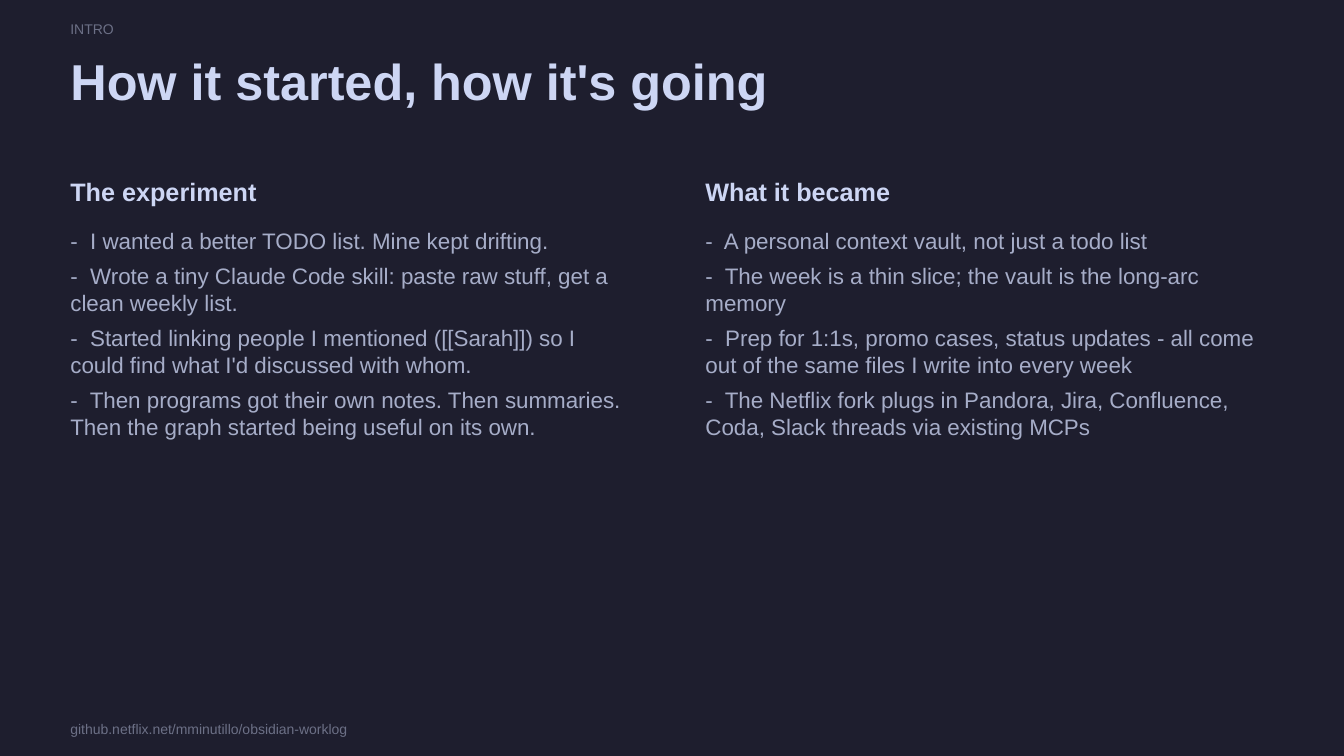
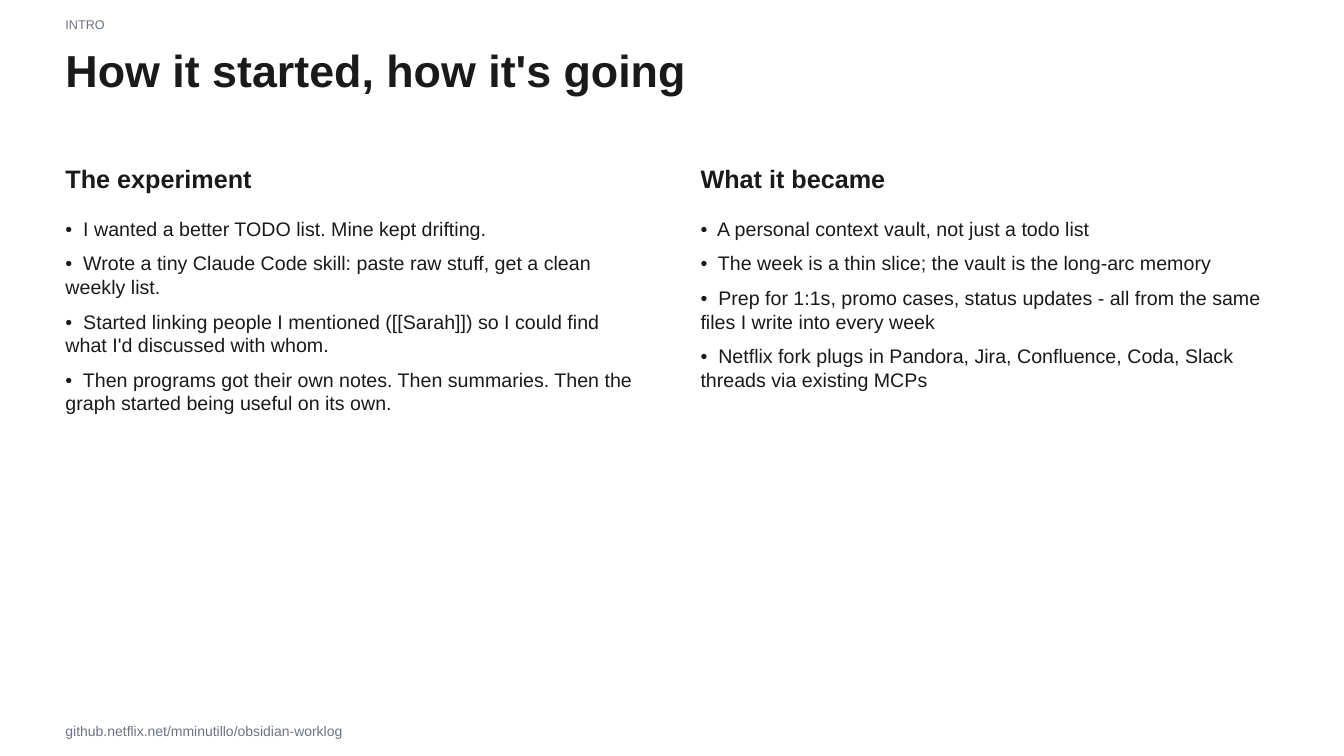
Before and after one commit to menottim/obsidian-worklog, a slide deck: slide 3 of presentation/netflix-workshop.pptx. Drawn at 1344x756 pixels with LibreOffice and Linux fonts; fonts in the diff are those of the drawing. Boxes give left, top, right and bottom in pixels: in the first picture for what was removed or moved away, otherwise in the second. Text is boxed around its words. In the diff, an @@ line names an element or a change of style, - is before the commit and + after.

```diff
--- a/presentation/netflix-workshop.pptx
+++ b/presentation/netflix-workshop.pptx
@@ rectangle removed at box(0, 0, 1344, 756) @@
@@ text "INTRO" at box(65, 20, 104, 29): size 10 to 9 pt, text colour #6C7086 to #6B7280 @@
@@ text "How it started, how it's ..." at box(65, 54, 686, 96): size 36 to 32 pt, text colour #CDD6F4 to #1A1A1A @@
@@ text "The experiment": place and size @@
-text "The experiment" at box(70, 182, 256, 207)
+text "The experiment" at box(65, 169, 251, 194)
@@ text "The experiment" at box(65, 169, 251, 194): text colour #CDD6F4 to #1A1A1A @@
@@ text "What it became": place and size @@
-text "What it became" at box(705, 182, 890, 202)
+text "What it became" at box(701, 169, 885, 189)
@@ text "What it became" at box(701, 169, 885, 189): text colour #CDD6F4 to #1A1A1A @@
@@ text at box(65, 221, 632, 414): text changed; size 16 to 14 pt; text colour #A6ADC8 to #1A1A1A @@
-- I wanted a better TODO list. Mine kept drifting.
-- Wrote a tiny Claude Code skill: paste raw stuff, get a clean weekly list.
-- Started linking people I mentioned ([[Sarah]]) so I could find what I'd discussed with whom.
-- Then programs got their own notes. Then summaries. Then the graph started being useful on its own.
+• I wanted a better TODO list. Mine kept drifting.
+• Wrote a tiny Claude Code skill: paste raw stuff, get a clean weekly list.
+• Started linking people I mentioned ([[Sarah]]) so I could find what I'd discussed with whom.
+• Then programs got their own notes. Then summaries. Then the graph started being useful on its own.
@@ text at box(701, 221, 1260, 391): text changed; size 16 to 14 pt; text colour #A6ADC8 to #1A1A1A @@
-- A personal context vault, not just a todo list
-- The week is a thin slice; the vault is the long-arc memory
-- Prep for 1:1s, promo cases, status updates - all come out of the same files I write into every week
-- The Netflix fork plugs in Pandora, Jira, Confluence, Coda, Slack threads via existing MCPs
+• A personal context vault, not just a todo list
+• The week is a thin slice; the vault is the long-arc memory
+• Prep for 1:1s, promo cases, status updates - all from the same files I write into every week
+• Netflix fork plugs in Pandora, Jira, Confluence, Coda, Slack threads via existing MCPs
@@ text "github.netflix.net/mminutillo/obsidian-worklog" at box(65, 726, 342, 739): text colour #6C7086 to #6B7280 @@
```
Also in this commit, not shown: 25 other slides changed, 1 other file.
